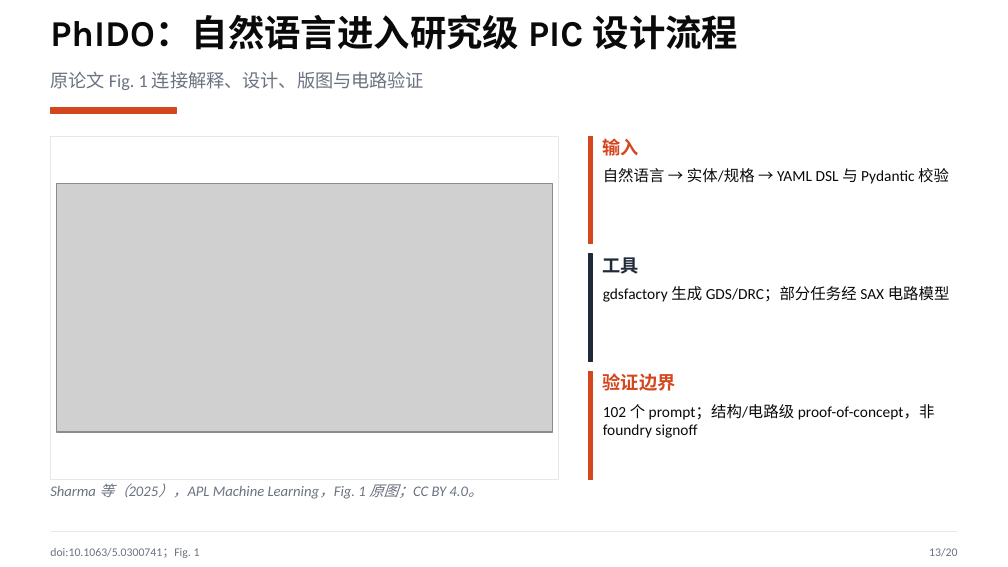
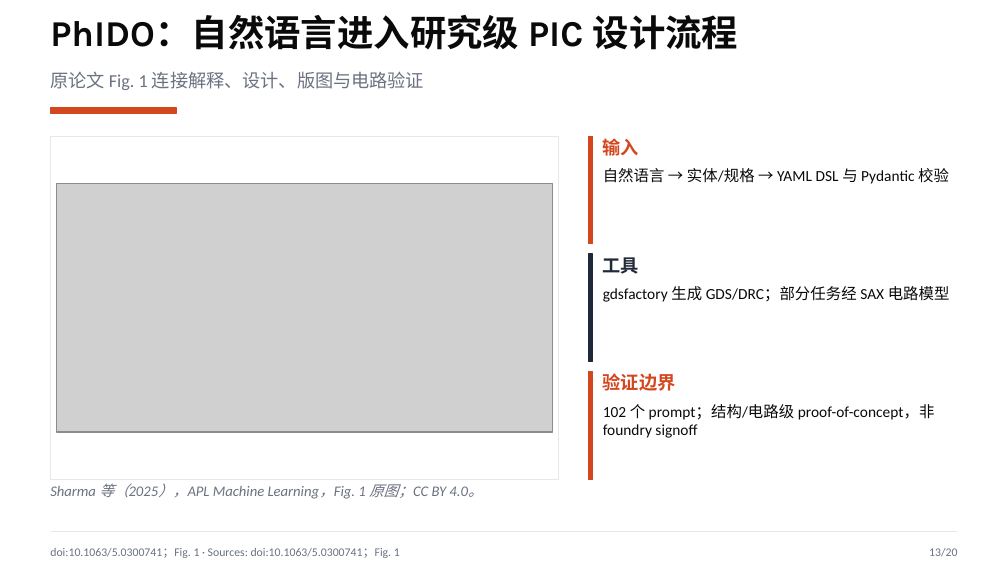
Before and after one commit to LlewynDavis/PIC_Harness_Research, a slide deck: slide 13 of presentations/task-010-group-meeting-rebuild/PIC_Harness_Research_首次组会调研_20页.pptx. Drawn at 1008x567 pixels with LibreOffice and Linux fonts; fonts in the diff are those of the drawing; grey boxes stand for pictures. Boxes give left, top, right and bottom in pixels: in the first picture for what was removed or moved away, otherwise in the second. Text is boxed around its words. In the diff, an @@ line names an element or a change of style, - is before the commit and + after.

Commit message:
TASK-016: add source-grounded figures and data to research report

```diff
--- a/presentations/task-010-group-meeting-rebuild/PIC_Harness_Research_首次组会调研_20页.pptx
+++ b/presentations/task-010-group-meeting-rebuild/PIC_Harness_Research_首次组会调研_20页.pptx
@@ text at box(50, 548, 400, 558): text changed @@
-doi:10.1063/5.0300741；Fig. 1
+doi:10.1063/5.0300741；Fig. 1 · Sources: doi:10.1063/5.0300741；Fig. 1
```
Also in this commit, not shown: 6 other slides changed, 3 slides added, 3 slides removed, 27 other files.
